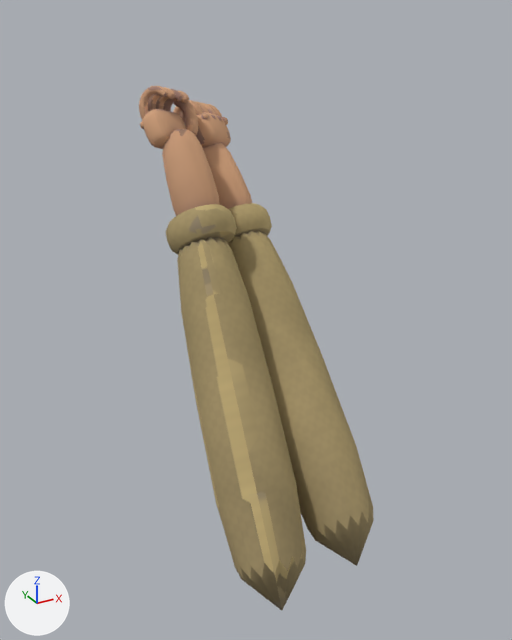
The glTF model game/assets/models/fp_arms.glb as it was, and as the next commit left it.
The view is the same before and after, from a 50 mm lens placed at (-0.367, -0.796, 0.208), pointed at (0.18, 0.2, -0.29). Every picture has the same lights, and +X, +Y and +Z are marked at lower left. The picture after the commit comes second. Both versions are drawn at frame 22 of the action 'AN_FP_Mine'; the numbers are the values there.

The first picture shows 'ArmL', 'ArmR'.
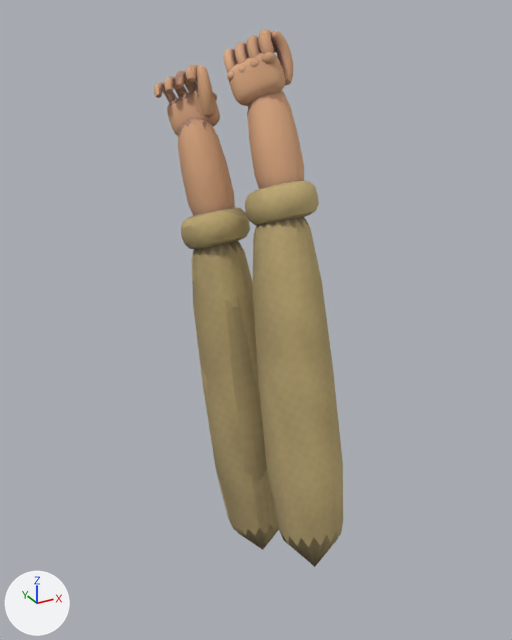
Pixel boxes [x1, y1, x2, y2] of what changed, in the pictures (512 x 640 px):
'ArmL', moved, turned
    before: [173, 100, 374, 566]
    after: [224, 29, 343, 567]
'ArmR', moved, turned
    before: [139, 86, 306, 610]
    after: [154, 65, 279, 550]

Edits to the bpy script that builds the scene:
```text
Change ob_arml:
    ob_arml.location: (0.217, 0.499, 0.00503) -> (0.226, 0.281, 0.128)
    ob_arml.rotation_euler: (1.856, 0.554, 2.291) -> (1.138, 0.208, 0.711)  # degrees (106, 32, 131) -> degrees (65, 12, 41)
Change ob_armr:
    ob_armr.location: (0.127, 0.427, 0.0418) -> (0.138, 0.374, 0.0723)
    ob_armr.rotation_euler: (1.856, 0.554, 2.291) -> (1.138, 0.208, 0.711)  # degrees (106, 32, 131) -> degrees (65, 12, 41)
```
